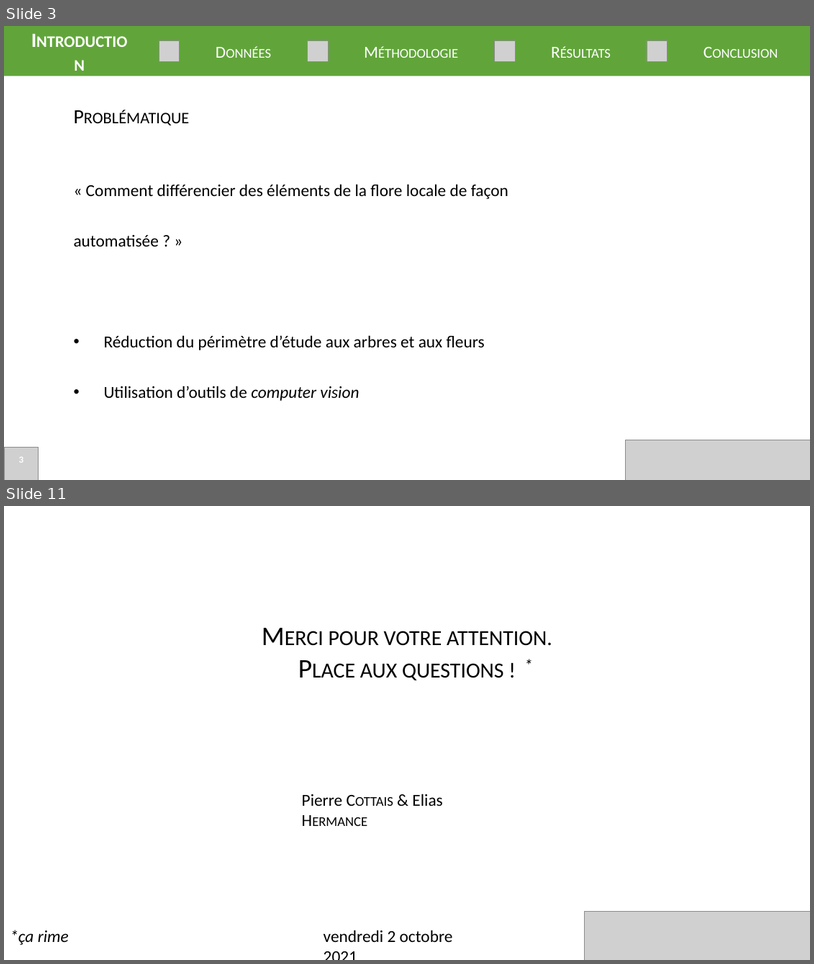
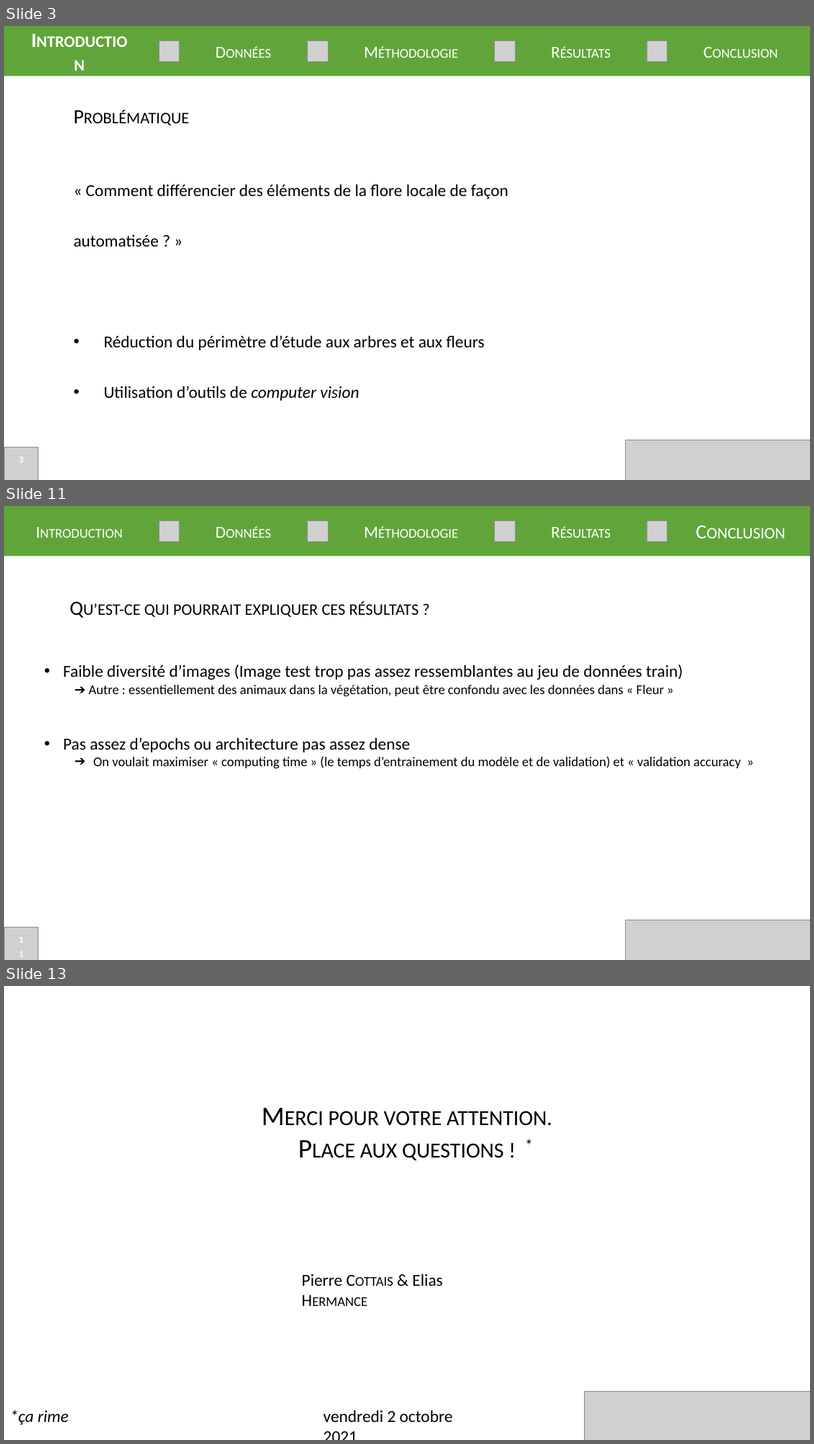
Before and after one commit to Easill/ML_photo, a slide deck: presentation.pptx. Shown one above the other, each under a label of ours: slides 3 and 11 before the commit, slides 3, 11 and 13 after it; the slides between them are not shown. The pictures are 814x964 and 814x1444 pixels, drawn with LibreOffice and Linux fonts; fonts in the diff are those of the drawing; grey boxes stand for pictures. Boxes give left, top, right and bottom in pixels: in the first picture for what was removed or moved away, otherwise in the second. Text is boxed around its words. In the diff, an @@ line names an element or a change of style, - is before the commit and + after.

```diff
--- a/presentation.pptx
+++ b/presentation.pptx
@@ slide 11 added at (4, 506, 810, 960), background #FFFFFF @@
@@ rectangle added at (4, 506, 810, 556), fill #61A53A @@
@@ group added at (30, 515, 792, 615): 5 texts, 4 pictures @@
+Introduction
+Données
+Méthodologie
+Résultats
+Conclusion
@@ text added at (83, 603, 346, 618), 24 pt, text #000000, small capitals @@
+Qu’est-ce qui pourrait expliquer ces résultats ?
@@ text added at (63, 664, 741, 769), 16 pt, text #000000 @@
+• Faible diversité d’images (Image test trop pas assez ressemblantes au jeu de données train)
+  ➔ Autre : essentiellement des animaux dans la végétation, peut être confondu avec les données dans « Fleur »
+• Pas assez d’epochs ou architecture pas assez dense
+  ➔ On voulait maximiser « computing time » (le temps d’entrainement du modèle et de validation) et « validation accuracy »
@@ picture added at (4, 927, 39, 960) @@
@@ page number added at (12, 928, 30, 949), 14 pt, text #FFFFFF, bold, small capitals @@
+11
@@ picture added at (626, 920, 810, 960) @@
@@ what was slide 11 is now slide 13 @@
```
Also in this commit, not shown: 7 slides changed, 1 other slide added.
